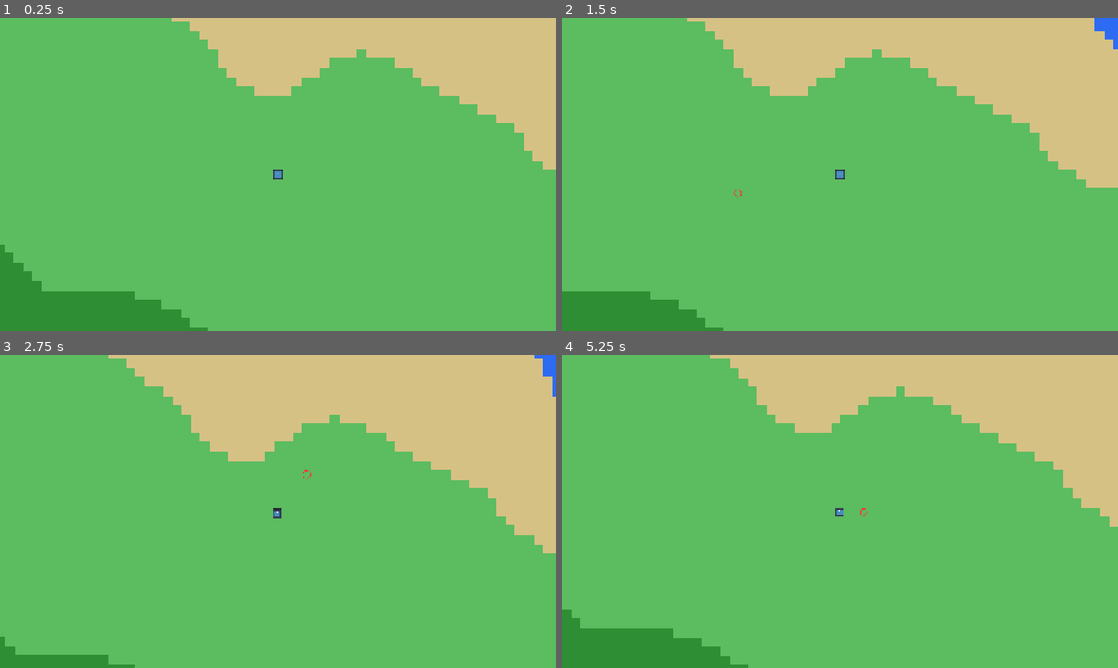
Above: before the commit, frames 1-4 (two rows, left to right).
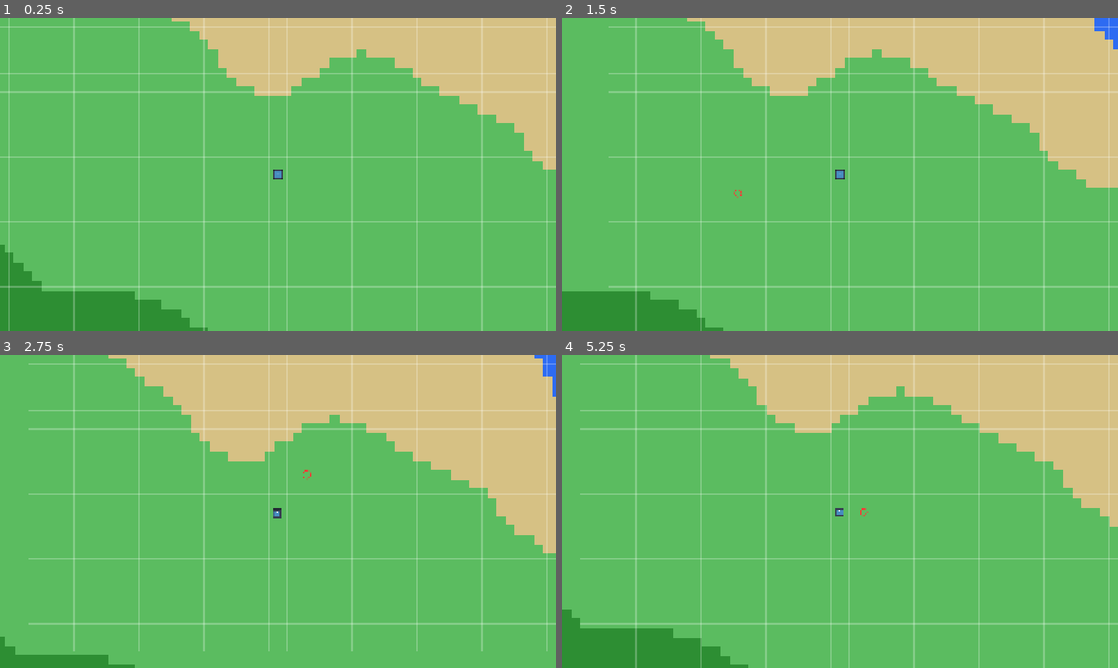
Above: after the commit, the same moments.

Repository: Zathmier/necromancer-game-public
Game: Godot game, scene res://scenes/main.tscn
Same seed, same stepped clock (60 frames per second), same inputs: the game is played once before the commit and once after it. The engine's default icon, where the game draws it, is replaced by a stand-in: a white triangle on a blue panel in a dark square.
Inputs (mouse positions are in pixels of both pictures, inside the frame that each line leads up to):
- Up to frame 1 (0.25 s): no input
- Up to frame 2 (1.5 s): tap Enter at 0.5 s; move the mouse to (962, 158) at 0.52 s; click (962, 158) at 0.67 s; move the mouse to (728, 190) at 1.27 s; click (728, 190) at 1.42 s
- Up to frame 3 (2.75 s): move the mouse to (333, 442) at 2.02 s; click (333, 442) at 2.17 s
- Up to frame 4 (5.25 s): move the mouse to (812, 574) at 2.77 s; click (812, 574) at 2.92 s; move the mouse to (1006, 558) at 3.52 s; click (1006, 558) at 3.67 s; move the mouse to (673, 464) at 4.27 s; click (673, 464) at 4.42 s; move the mouse to (867, 511) at 5.02 s; click (867, 511) at 5.17 s

The runs differ from the first frame. In frame 1, 6.0% of the frame differs, in the area x 0-100%, y 0-100%; in frame 2, 5.5%; in frame 3, 5.5%; in frame 4, 5.7%.
Error before the commit: Parse Error: Cannot infer the type of "chunk_px" variable because the value doesn't have a set type. (res://scripts/debug/Grid.gd:46)

Commit message:
2025-10-22 (America/Toronto) — Code-only world grid: module + Main draw; no nodes/inspector; world-space AABB; locked to TILE_SIZE=32 & CHUNK=48.

Diff:
--- a/scripts/debug/Grid.gd
+++ b/scripts/debug/Grid.gd
@@ -1,91 +1,131 @@
-# Grid.gd — Godot 4.5, pure world-anchored overlay (never follows player/camera)
-# Paste-ready. Attach to a Node2D that lives under a static world root (NOT under Player/Camera).
+# scripts/Grid.gd
+# Godot 4.5 — World-anchored grid aligned to your TileMap's origin.
+# Paste-ready. Attach to a Node2D under your *world* root (NOT under CanvasLayer/Camera/Player).
 
 extends Node2D
 
-@export var tile_size: int = 32
-@export var chunk_tiles: int = 48            # 48×48 tiles per chunk per project contract
+@export var tile_size: int = 32                  # project contract: 32 px tiles
+@export var chunk_tiles: int = 48                # project contract: 48×48 tiles per chunk
 @export var tile_color: Color = Color(1, 1, 1, 0.25)
-@export var chunk_color: Color = Color(1, 1, 1, 0.6)
+@export var chunk_color: Color = Color(1, 1, 1, 0.60)
 @export var show_chunks: bool = true
+@export var tilemap_path: NodePath               # <-- set this to your TileMap node
+
+@onready var tilemap: TileMap = get_node_or_null(tilemap_path) as TileMap
+var world_origin: Vector2 = Vector2.ZERO         # world-space position of TileMap cell (0,0)
 
 func _ready() -> void:
-	# Belt-and-suspenders to guarantee world anchoring:
-	top_level = true                          # ignore parent transforms entirely
-	global_position = Vector2.ZERO            # draw-space origin = world origin
+	# ensure the grid draws in world space (ignores parent transforms) but still respects the canvas/camera.
+	top_level = true
+	global_position = Vector2.ZERO
 	rotation = 0.0
 	scale = Vector2.ONE
-	z_index = 4096                            # make sure lines render on top
+	z_index = 4096
+	_refresh_world_origin()
+	_warn_if_in_canvas_layer()
 	set_process(true)
 
 func _process(_delta: float) -> void:
-	queue_redraw()                            # cheap enough; redraw every frame
+	# if your TileMap never moves, this is optional; safe to keep.
+	_refresh_world_origin()
+	queue_redraw()
 
 func _draw() -> void:
 	if not visible:
 		return
 
-	var aabb := _get_visible_world_aabb_px()
-	var ts := max(tile_size, 1)
+	var aabb: Rect2 = _get_visible_world_aabb_px()
+	var ts: int = max(tile_size, 1)
 
-	var x0 := floori(aabb.position.x / ts)
-	var y0 := floori(aabb.position.y / ts)
-	var x1 := ceili((aabb.position.x + aabb.size.x) / ts)
-	var y1 := ceili((aabb.position.y + aabb.size.y) / ts)
+	# compute tile index range relative to the TileMap origin (not (0,0) world)
+	var left: float = aabb.position.x - world_origin.x
+	var top: float = aabb.position.y - world_origin.y
+	var right: float = aabb.position.x + aabb.size.x - world_origin.x
+	var bottom: float = aabb.position.y + aabb.size.y - world_origin.y
 
-	# Tile grid (thin)
-	for tx in range(x0, x1 + 1):
-		var x := float(tx * ts)
-		draw_line(Vector2(x, y0 * ts), Vector2(x, y1 * ts), tile_color, 1.0, false)
-	for ty in range(y0, y1 + 1):
-		var y := float(ty * ts)
-		draw_line(Vector2(x0 * ts, y), Vector2(x1 * ts, y), tile_color, 1.0, false)
+	var tx0: int = floori(left / float(ts))
+	var ty0: int = floori(top / float(ts))
+	var tx1: int = ceili(right / float(ts))
+	var ty1: int = ceili(bottom / float(ts))
 
-	# Chunk grid (bolder) — exact multiples of (tile_size * chunk_tiles), aligned to world (0,0)
+	# --- Tile lines (thin) ---
+	for tx in range(tx0, tx1 + 1):
+		var xw: float = world_origin.x + float(tx * ts)
+		draw_line(Vector2(xw, world_origin.y + float(ty0 * ts)), Vector2(xw, world_origin.y + float(ty1 * ts)), tile_color, 1.0, false)
+
+	for ty in range(ty0, ty1 + 1):
+		var yw: float = world_origin.y + float(ty * ts)
+		draw_line(Vector2(world_origin.x + float(tx0 * ts), yw), Vector2(world_origin.x + float(tx1 * ts), yw), tile_color, 1.0, false)
+
+	# --- Chunk lines (bold) ---
 	if show_chunks:
-		var chunk_px := ts * chunk_tiles
-		var cx0 := floori(x0 / chunk_tiles)
-		var cy0 := floori(y0 / chunk_tiles)
-		var cx1 := ceili(x1 / chunk_tiles)
-		var cy1 := ceili(y1 / chunk_tiles)
+		var chunk_px: int = ts * chunk_tiles
+		var cx0: int = floori(tx0 / chunk_tiles)
+		var cy0: int = floori(ty0 / chunk_tiles)
+		var cx1: int = ceili(tx1 / chunk_tiles)
+		var cy1: int = ceili(ty1 / chunk_tiles)
 
 		for cx in range(cx0, cx1 + 1):
-			var x2 := float(cx * chunk_px)
-			draw_line(Vector2(x2, y0 * ts), Vector2(x2, y1 * ts), chunk_color, 1.0, false)
+			var xcw: float = world_origin.x + float(cx * chunk_px)
+			draw_line(Vector2(xcw, world_origin.y + float(ty0 * ts)), Vector2(xcw, world_origin.y + float(ty1 * ts)), chunk_color, 1.0, false)
+
 		for cy in range(cy0, cy1 + 1):
-			var y2 := float(cy * chunk_px)
-			draw_line(Vector2(x0 * ts, y2), Vector2(x1 * ts, y2), chunk_color, 1.0, false)
+			var ycw: float = world_origin.y + float(cy * chunk_px)
+			draw_line(Vector2(world_origin.x + float(tx0 * ts), ycw), Vector2(world_origin.x + float(tx1 * ts), ycw), chunk_color, 1.0, false)
 
-# --- Public helpers (for console debugging we’ll wire next) ---
+# --- Public helpers (useful for console debug later) ---
 
 func get_visible_tile_bounds() -> Rect2i:
-	var aabb := _get_visible_world_aabb_px()
-	var ts := max(tile_size, 1)
-	var tx0 := floori(aabb.position.x / ts)
-	var ty0 := floori(aabb.position.y / ts)
-	var tx1 := ceili((aabb.position.x + aabb.size.x) / ts) - 1
-	var ty1 := ceili((aabb.position.y + aabb.size.y) / ts) - 1
+	var aabb: Rect2 = _get_visible_world_aabb_px()
+	var ts: int = max(tile_size, 1)
+
+	var left: float = aabb.position.x - world_origin.x
+	var top: float = aabb.position.y - world_origin.y
+	var right: float = aabb.position.x + aabb.size.x - world_origin.x
+	var bottom: float = aabb.position.y + aabb.size.y - world_origin.y
+
+	var tx0: int = floori(left / float(ts))
+	var ty0: int = floori(top / float(ts))
+	var tx1: int = ceili(right / float(ts)) - 1
+	var ty1: int = ceili(bottom / float(ts)) - 1
 	return Rect2i(Vector2i(tx0, ty0), Vector2i(tx1 - tx0 + 1, ty1 - ty0 + 1))
 
 func get_visible_chunk_bounds() -> Rect2i:
-	var t := get_visible_tile_bounds()
-	var cx0 := floori(t.position.x / chunk_tiles)
-	var cy0 := floori(t.position.y / chunk_tiles)
-	var cx1 := floori((t.position.x + t.size.x - 1) / chunk_tiles)
-	var cy1 := floori((t.position.y + t.size.y - 1) / chunk_tiles)
+	var t: Rect2i = get_visible_tile_bounds()
+	var cx0: int = floori(t.position.x / chunk_tiles)
+	var cy0: int = floori(t.position.y / chunk_tiles)
+	var cx1: int = floori((t.position.x + t.size.x - 1) / chunk_tiles)
+	var cy1: int = floori((t.position.y + t.size.y - 1) / chunk_tiles)
 	return Rect2i(Vector2i(cx0, cy0), Vector2i(cx1 - cx0 + 1, cy1 - cy0 + 1))
 
 # --- Internals ---
 
+func _refresh_world_origin() -> void:
+	# anchor the grid to the TileMap's true (0,0) cell in WORLD space
+	if tilemap:
+		var local_zero: Vector2 = tilemap.map_to_local(Vector2i.ZERO)
+		world_origin = tilemap.to_global(local_zero)
+	else:
+		world_origin = Vector2.ZERO
+
 func _get_visible_world_aabb_px() -> Rect2:
-	# Convert the on-screen rectangle into WORLD coordinates via the canvas transform.
-	# Works for zoomed cameras and keeps the grid in true world-space.
+	# Convert viewport rect (px) → world-space rect using inverse canvas transform.
 	var vp := get_viewport()
-	var rect_px := vp.get_visible_rect().size
+	var rect_px: Vector2 = vp.get_visible_rect().size
+	var ct: Transform2D = vp.get_canvas_transform()
+	var inv: Transform2D = ct.affine_inverse()
 
-	var ct := vp.get_canvas_transform()       # Transform2D
-	var scale := Vector2(ct.x.length(), ct.y.length())
-	var top_left_world := -ct.origin
-	var size_world := rect_px / scale
+	var tl: Vector2 = inv * Vector2.ZERO
+	var br: Vector2 = inv * rect_px
 
-	return Rect2(top_left_world, size_world)
+	var top_left: Vector2 = Vector2(minf(tl.x, br.x), minf(tl.y, br.y))
+	var bottom_right: Vector2 = Vector2(maxf(tl.x, br.x), maxf(tl.y, br.y))
+	return Rect2(top_left, bottom_right - top_left)
+
+func _warn_if_in_canvas_layer() -> void:
+	var n: Node = self
+	while n:
+		if n is CanvasLayer:
+			push_warning("Grid is inside a CanvasLayer — it will be screen-space and appear to 'follow' the camera. Re-parent Grid under your world root (same level as TileMap/Player).")
+			return
+		n = n.get_parent()
